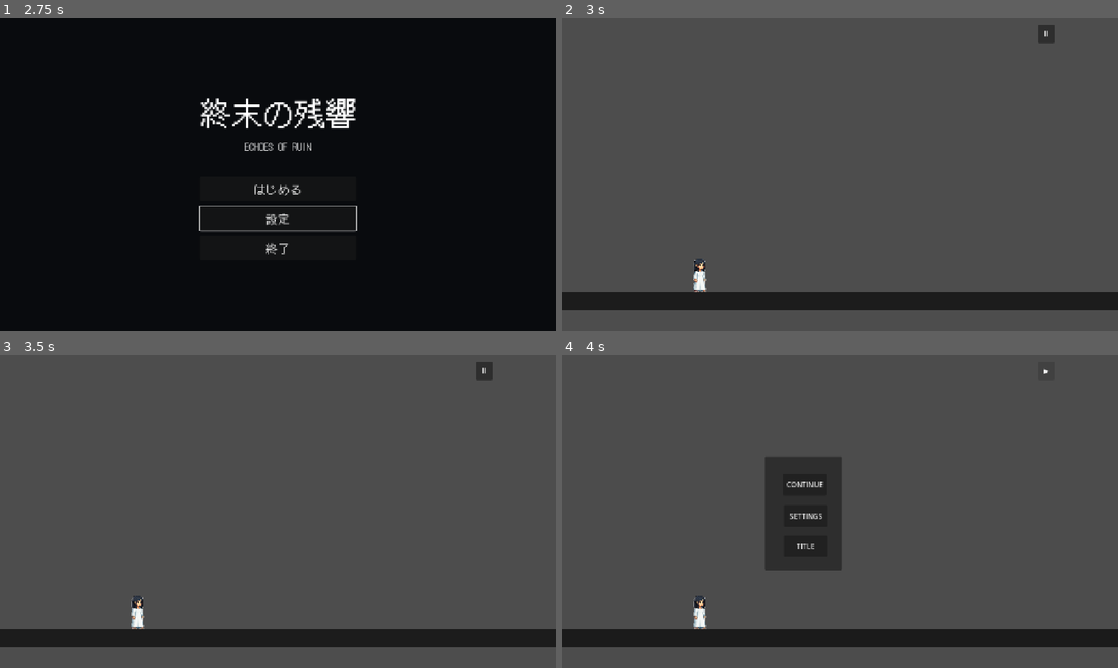
Above: before the commit, frames 1-4 (two rows, left to right).
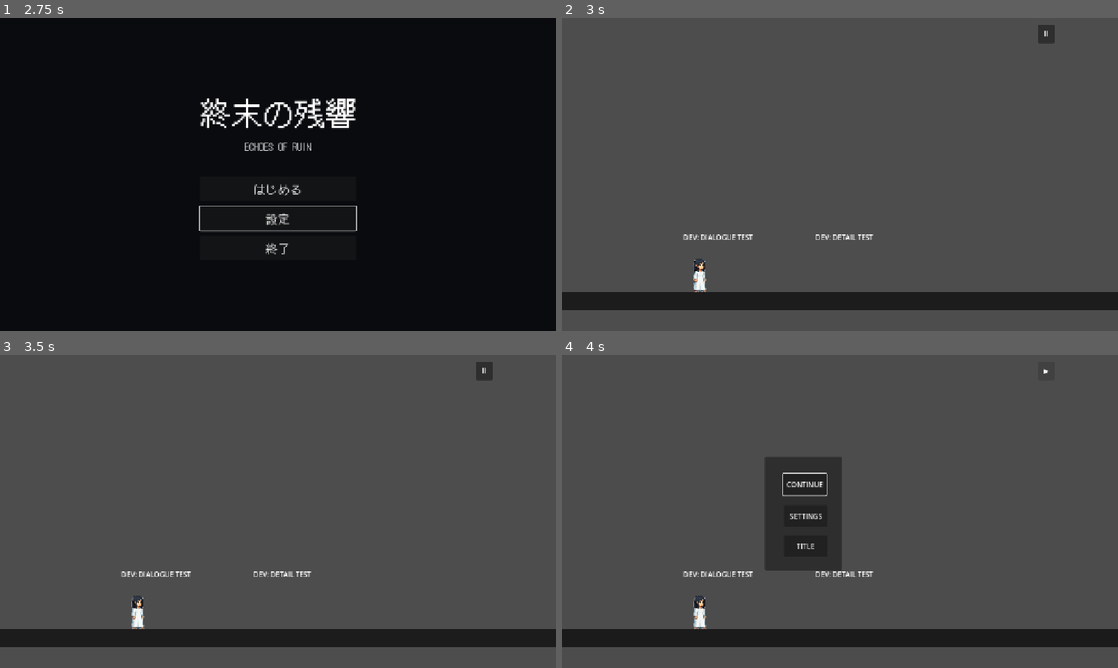
Above: after the commit, the same moments.

Repository: Glandy-T/echoes-of-ruin
Game: Godot game, scene res://scenes/core/title_screen.tscn
Two runs of this game, one before a commit and one after it. Both use one fixed random seed, a clock stepped at 60 frames per second and the inputs below.
Inputs:
- Up to frame 1 (2.75 s): click "設定" at 0.5 s; click "表示する" at 1.25 s; click "戻る" at 2 s
- Up to frame 2 (3 s): click "はじめる" at 2.75 s
- Up to frame 3 (3.5 s): no input
- Up to frame 4 (4 s): click "Ⅱ" at 3.5 s

Frame 1 is identical in both runs. In frame 2, 0.3% of the frame differs, in the area x 21-56%, y 69-71%; in frame 3, 0.3%; in frame 4, 0.4%, in the area x 21-56%, y 37-71%.

Commit message:
feat: add dialogue and investigation system

Diff:
--- a/project.godot
+++ b/project.godot
@@ -29,9 +29,34 @@
 
 [input]
 
+move_left={
+"deadzone": 0.2,
+"events": [Object(InputEventKey,"resource_local_to_scene":false,"resource_name":"","device":0,"window_id":0,"alt_pressed":false,"shift_pressed":false,"ctrl_pressed":false,"meta_pressed":false,"pressed":false,"keycode":0,"physical_keycode":65,"key_label":0,"unicode":97,"location":0,"echo":false,"script":null)
+, Object(InputEventKey,"resource_local_to_scene":false,"resource_name":"","device":0,"window_id":0,"alt_pressed":false,"shift_pressed":false,"ctrl_pressed":false,"meta_pressed":false,"pressed":false,"keycode":4194319,"physical_keycode":4194319,"key_label":4194319,"unicode":0,"location":0,"echo":false,"script":null)
+]
+}
+move_right={
+"deadzone": 0.2,
+"events": [Object(InputEventKey,"resource_local_to_scene":false,"resource_name":"","device":0,"window_id":0,"alt_pressed":false,"shift_pressed":false,"ctrl_pressed":false,"meta_pressed":false,"pressed":false,"keycode":0,"physical_keycode":68,"key_label":0,"unicode":100,"location":0,"echo":false,"script":null)
+, Object(InputEventKey,"resource_local_to_scene":false,"resource_name":"","device":0,"window_id":0,"alt_pressed":false,"shift_pressed":false,"ctrl_pressed":false,"meta_pressed":false,"pressed":false,"keycode":4194321,"physical_keycode":4194321,"key_label":4194321,"unicode":0,"location":0,"echo":false,"script":null)
+]
+}
+jump={
+"deadzone": 0.2,
+"events": [Object(InputEventKey,"resource_local_to_scene":false,"resource_name":"","device":0,"window_id":0,"alt_pressed":false,"shift_pressed":false,"ctrl_pressed":false,"meta_pressed":false,"pressed":false,"keycode":0,"physical_keycode":32,"key_label":0,"unicode":32,"location":0,"echo":false,"script":null)
+, Object(InputEventKey,"resource_local_to_scene":false,"resource_name":"","device":0,"window_id":0,"alt_pressed":false,"shift_pressed":false,"ctrl_pressed":false,"meta_pressed":false,"pressed":false,"keycode":0,"physical_keycode":87,"key_label":0,"unicode":119,"location":0,"echo":false,"script":null)
+, Object(InputEventKey,"resource_local_to_scene":false,"resource_name":"","device":0,"window_id":0,"alt_pressed":false,"shift_pressed":false,"ctrl_pressed":false,"meta_pressed":false,"pressed":false,"keycode":4194320,"physical_keycode":4194320,"key_label":4194320,"unicode":0,"location":0,"echo":false,"script":null)
+]
+}
 interact={
 "deadzone": 0.2,
 "events": [Object(InputEventKey,"resource_local_to_scene":false,"resource_name":"","device":0,"window_id":0,"alt_presse …(189 unchanged characters)…
+]
+}
+dialogue_advance={
+"deadzone": 0.2,
+"events": [Object(InputEventKey,"resource_local_to_scene":false,"resource_name":"","device":0,"window_id":0,"alt_pressed":false,"shift_pressed":false,"ctrl_pressed":false,"meta_pressed":false,"pressed":false,"keycode":4194309,"physical_keycode":4194309,"key_label":4194309,"unicode":13,"location":0,"echo":false,"script":null)
+, Object(InputEventMouseButton,"resource_local_to_scene":false,"resource_name":"","device":-1,"window_id":0,"alt_pressed":false,"shift_pressed":false,"ctrl_pressed":false,"meta_pressed":false,"button_mask":0,"position":Vector2(0, 0),"global_position":Vector2(0, 0),"factor":1.0,"button_index":1,"canceled":false,"pressed":false,"double_click":false,"script":null)
 ]
 }
 pause={
--- a/scenes/dev/prototype_room_a.tscn
+++ b/scenes/dev/prototype_room_a.tscn
@@ -7,6 +7,8 @@
 [ext_resource type="PackedScene" path="res://scenes/interactions/terminal.tscn" id="5_terminal"]
 [ext_resource type="PackedScene" path="res://scenes/interactions/scene_exit.tscn" id="6_exit"]
 [ext_resource type="Script" uid="uid://dehcfycxiawta" path="res://scripts/world/spawn_point.gd" id="7_spawn"]
+[ext_resource type="PackedScene" path="res://scenes/interactions/investigation_point.tscn" id="8_investigation"]
+[ext_resource type="Texture2D" uid="uid://cuys3gqrysgxt" path="res://assets/characters/idle.png" id="9_detail"]
 
 [sub_resource type="RectangleShape2D" id="RectangleShape2D_ground"]
 size = Vector2(1799.5, 39)
@@ -50,6 +52,35 @@
 required_flag_id = &"prototype_a_door_opened"
 unavailable_text = "ドアはロックされている。"
 
+[node name="DevDialogueInvestigation" parent="." instance=ExtResource("8_investigation")]
+position = Vector2(360, 570)
+prompt_text = "Eキーで DEV 独白を確認"
+pages = Array[String](["……これは開発用の調査点らしい。", "二ページ目。仕組みは単純な方が助かる。"])
+expression_ids = Array[StringName]([&"confused", &"deadpan"])
+
+[node name="DevDialogueLabel" type="Label" parent="."]
+offset_left = 270.0
+offset_top = 493.0
+offset_right = 450.0
+offset_bottom = 522.0
+text = "DEV: DIALOGUE TEST"
+horizontal_alignment = 1
+
+[node name="DevDetailInvestigation" parent="." instance=ExtResource("8_investigation")]
+position = Vector2(650, 570)
+prompt_text = "Eキーで DEV 詳細調査を確認"
+pages = Array[String](["画像付きの調査表示。今は仮素材だ。", "正式な資料画像は、必要になってから差し替える。"])
+expression_ids = Array[StringName]([&"wary", &"neutral"])
+detail_texture = ExtResource("9_detail")
+
+[node name="DevDetailLabel" type="Label" parent="."]
+offset_left = 560.0
+offset_top = 493.0
+offset_right = 740.0
+offset_bottom = 522.0
+text = "DEV: DETAIL TEST"
+horizontal_alignment = 1
+
 [node name="Player" parent="." instance=ExtResource("2_player")]
 position = Vector2(423, 554)
 
--- /dev/null
+++ b/scenes/interactions/investigation_point.tscn
@@ -0,0 +1,15 @@
+[gd_scene load_steps=3 format=3]
+
+[ext_resource type="Script" path="res://scripts/interactions/investigation_point.gd" id="1_script"]
+
+[sub_resource type="RectangleShape2D" id="RectangleShape2D_investigation"]
+size = Vector2(96, 96)
+
+[node name="InvestigationPoint" type="Area2D"]
+script = ExtResource("1_script")
+
+[node name="CollisionShape2D" type="CollisionShape2D" parent="."]
+shape = SubResource("RectangleShape2D_investigation")
+
+[connection signal="body_entered" from="." to="." method="_on_body_entered"]
+[connection signal="body_exited" from="." to="." method="_on_body_exited"]
--- a/scenes/ui/game_ui.tscn
+++ b/scenes/ui/game_ui.tscn
@@ -1,6 +1,29 @@
-[gd_scene format=3 uid="uid://qtrnx5rhvyq7"]
+[gd_scene load_steps=7 format=3 uid="uid://qtrnx5rhvyq7"]
 
 [ext_resource type="Script" uid="uid://bjjgj8jhrm05m" path="res://scripts/ui/game_ui.gd" id="1_fyqef"]
+[ext_resource type="FontFile" path="res://assets/fonts/DotGothic16-Regular.ttf" id="2_font"]
+[ext_resource type="Texture2D" uid="uid://cuys3gqrysgxt" path="res://assets/characters/idle.png" id="3_portrait"]
+
+[sub_resource type="AtlasTexture" id="AtlasTexture_portrait"]
+atlas = ExtResource("3_portrait")
+region = Rect2(28, 20, 40, 40)
+filter_clip = true
+
+[sub_resource type="StyleBoxFlat" id="StyleBoxFlat_dialogue"]
+bg_color = Color(0.027, 0.035, 0.043, 0.96)
+border_width_left = 2
+border_width_top = 2
+border_width_right = 2
+border_width_bottom = 2
+border_color = Color(0.38, 0.45, 0.5, 1)
+
+[sub_resource type="StyleBoxFlat" id="StyleBoxFlat_portrait"]
+bg_color = Color(0.018, 0.024, 0.03, 1)
+border_width_left = 1
+border_width_top = 1
+border_width_right = 1
+border_width_bottom = 1
+border_color = Color(0.32, 0.39, 0.44, 1)
 
 [node name="GameUI" type="CanvasLayer" unique_id=226972366 groups=["game_ui"]]
 process_mode = 3
@@ -8,6 +31,7 @@
 
 [node name="TextBox" type="Panel" parent="." unique_id=624405881]
 visible = false
+z_index = 5
 offset_left = 264.0
 offset_top = 584.0
 offset_right = 802.0
@@ -21,8 +45,125 @@
 offset_bottom = 32.0
 text = ""
 
+[node name="DetailOverlay" type="Control" parent="."]
+visible = false
+z_index = 10
+anchors_preset = 15
+anchor_right = 1.0
+anchor_bottom = 1.0
+grow_horizontal = 2
+grow_vertical = 2
+mouse_filter = 2
+
+[node name="Background" type="ColorRect" parent="DetailOverlay"]
+layout_mode = 1
+anchors_preset = 15
+anchor_right = 1.0
+anchor_bottom = 1.0
+grow_horizontal = 2
+grow_vertical = 2
+mouse_filter = 2
+color = Color(0.012, 0.016, 0.02, 0.82)
+
+[node name="DetailTexture" type="TextureRect" parent="DetailOverlay"]
+texture_filter = 1
+layout_mode = 1
+anchors_preset = 8
+anchor_left = 0.5
+anchor_top = 0.5
+anchor_right = 0.5
+anchor_bottom = 0.5
+offset_left = -320.0
+offset_top = -300.0
+offset_right = 320.0
+offset_bottom = 120.0
+grow_horizontal = 2
+grow_vertical = 2
+mouse_filter = 2
+expand_mode = 1
+stretch_mode = 5
+
+[node name="DialoguePanel" type="Panel" parent="."]
+visible = false
+z_index = 20
+anchors_preset = 12
+anchor_top = 1.0
+anchor_right = 1.0
+anchor_bottom = 1.0
+offset_left = 64.0
+offset_top = -204.0
+offset_right = -64.0
+offset_bottom = -28.0
+grow_horizontal = 2
+grow_vertical = 0
+mouse_filter = 2
+theme_override_styles/panel = SubResource("StyleBoxFlat_dialogue")
+
+[node name="MarginContainer" type="MarginContainer" parent="DialoguePanel"]
+layout_mode = 1
+anchors_preset = 15
+anchor_right = 1.0
+anchor_bottom = 1.0
+offset_left = 16.0
+offset_top = 16.0
+offset_right = -16.0
+offset_bottom = -16.0
+grow_horizontal = 2
+grow_vertical = 2
+mouse_filter = 2
+
+[node name="HBoxContainer" type="HBoxContainer" parent="DialoguePanel/MarginContainer"]
+layout_mode = 2
+mouse_filter = 2
+theme_override_constants/separation = 16
+
+[node name="PortraitFrame" type="Panel" parent="DialoguePanel/MarginContainer/HBoxContainer"]
+custom_minimum_size = Vector2(144, 144)
+layout_mode = 2
+mouse_filter = 2
+theme_override_styles/panel = SubResource("StyleBoxFlat_portrait")
+
+[node name="PortraitTexture" type="TextureRect" parent="DialoguePanel/MarginContainer/HBoxContainer/PortraitFrame"]
+texture_filter = 1
+layout_mode = 0
+offset_left = 12.0
+offset_top = 12.0
+offset_right = 132.0
+offset_bottom = 132.0
+mouse_filter = 2
+texture = SubResource("AtlasTexture_portrait")
+expand_mode = 1
+stretch_mode = 5
+
+[node name="TextArea" type="VBoxContainer" parent="DialoguePanel/MarginContainer/HBoxContainer"]
+layout_mode = 2
+size_flags_horizontal = 3
+size_flags_vertical = 3
+mouse_filter = 2
+theme_override_constants/separation = 4
+
+[node name="DialogueText" type="Label" parent="DialoguePanel/MarginContainer/HBoxContainer/TextArea"]
+custom_minimum_size = Vector2(0, 108)
+layout_mode = 2
+size_flags_vertical = 3
+mouse_filter = 2
+theme_override_fonts/font = ExtResource("2_font")
+theme_override_font_sizes/font_size = 24
+text = ""
+autowrap_mode = 2
+
+[node name="AdvanceHint" type="Label" parent="DialoguePanel/MarginContainer/HBoxContainer/TextArea"]
+layout_mode = 2
+mouse_filter = 2
+theme_override_colors/font_color = Color(0.68, 0.72, 0.75, 1)
+theme_override_fonts/font = ExtResource("2_font")
+theme_override_font_sizes/font_size = 16
+text = "クリック / Enter ▶"
+horizontal_alignment = 2
+
 [node name="PauseButton" type="Button" parent="." unique_id=1159528735]
 process_mode = 3
+z_index = 40
 offset_left = 1096.0
 offset_top = 15.0
 offset_right = 1134.0
@@ -30,6 +171,7 @@
 text = "Ⅱ"
 
 [node name="PauseOverlay" type="ColorRect" parent="." unique_id=1981441906]
+z_index = 30
 anchors_preset = 15
 anchor_right = 1.0
 anchor_bottom = 1.0
@@ -39,6 +181,7 @@
 
 [node name="PauseMenu" type="Panel" parent="." unique_id=407740784]
 visible = false
+z_index = 31
 offset_left = 467.0
 offset_top = 234.0
 offset_right = 644.0
@@ -73,6 +216,7 @@
 
 [node name="SettingsPanel" type="Panel" parent="." unique_id=1784978576]
 process_mode = 3
+z_index = 31
 offset_left = 390.0
 offset_top = 59.0
 offset_right = 753.0
--- /dev/null
+++ b/scripts/interactions/investigation_point.gd
@@ -0,0 +1,54 @@
+extends Area2D
+
+@export var prompt_text := "Eキーで調べる"
+@export_multiline var pages: Array[String] = []
+@export var expression_ids: Array[StringName] = []
+@export var detail_texture: Texture2D
+
+var player_near := false
+var _ui: Node
+
+
+func _ready() -> void:
+	_ui = get_tree().get_first_node_in_group("game_ui")
+	if _ui == null:
+		push_warning("InvestigationPoint '%s' could not find GameUI." % name)
+
+
+func _process(_delta: float) -> void:
+	if not player_near or not Input.is_action_just_pressed("interact"):
+		return
+	if not _can_accept_world_interaction():
+		return
+	_start_investigation()
+
+
+func _start_investigation() -> void:
+	if _ui == null or pages.is_empty():
+		return
+	if detail_texture == null:
+		_ui.call("start_dialogue", pages, expression_ids)
+	else:
+		_ui.call("start_detail_dialogue", detail_texture, pages, expression_ids)
+
+
+func _on_body_entered(body: Node) -> void:
+	if not body.is_in_group("player"):
+		return
+	player_near = true
+	if _ui != null and not prompt_text.is_empty():
+		_ui.call("show_prompt", self, prompt_text)
+
+
+func _on_body_exited(body: Node) -> void:
+	if not body.is_in_group("player"):
+		return
+	player_near = false
+	if _ui != null:
+		_ui.call("hide_prompt", self)
+
+
+func _can_accept_world_interaction() -> bool:
+	if _ui == null or not _ui.has_method("can_accept_world_interaction"):
+		return false
+	return bool(_ui.call("can_accept_world_interaction"))
--- a/scripts/interactions/scene_exit.gd
+++ b/scripts/interactions/scene_exit.gd
@@ -22,7 +22,7 @@
 
 
 func _process(_delta: float) -> void:
-	if player_near and Input.is_action_just_pressed("interact"):
+	if player_near and Input.is_action_just_pressed("interact") and _can_accept_world_interaction():
 		_try_change_scene()
 
 
@@ -58,3 +58,11 @@
 	player_near = false
 	if _ui != null:
 		_ui.call("hide_prompt", self)
+
+
+func _can_accept_world_interaction() -> bool:
+	if _ui == null:
+		return not get_tree().paused
+	if not _ui.has_method("can_accept_world_interaction"):
+		return not get_tree().paused
+	return bool(_ui.call("can_accept_world_interaction"))
--- a/scripts/interactions/terminal.gd
+++ b/scripts/interactions/terminal.gd
@@ -32,7 +32,7 @@
 
 
 func _process(_delta: float) -> void:
-	if player_near and Input.is_action_just_pressed("interact"):
+	if player_near and Input.is_action_just_pressed("interact") and _can_accept_world_interaction():
 		_activate()
 
 
@@ -72,3 +72,11 @@
 func _show_text(text: String) -> void:
 	if _ui != null and not text.is_empty():
 		_ui.call("show_text", text)
+
+
+func _can_accept_world_interaction() -> bool:
+	if _ui == null:
+		return not get_tree().paused
+	if not _ui.has_method("can_accept_world_interaction"):
+		return not get_tree().paused
+	return bool(_ui.call("can_accept_world_interaction"))
--- a/scripts/player/player.gd
+++ b/scripts/player/player.gd
@@ -7,6 +7,13 @@
 @onready var anim = $AnimatedSprite2D
 
 var facing_left = false
+var input_locked := false
+
+
+func set_input_locked(locked: bool) -> void:
+	input_locked = locked
+	if input_locked:
+		velocity.x = 0.0
 
 
 func _physics_process(delta):
@@ -14,12 +21,19 @@
 	if not is_on_floor():
 		velocity.y += GRAVITY * delta
 
+	if input_locked:
+		velocity.x = 0.0
+		anim.play("idle")
+		anim.flip_h = facing_left
+		move_and_slide()
+		return
+
 	# 跳跃
-	if Input.is_action_just_pressed("ui_accept") and is_on_floor():
+	if Input.is_action_just_pressed("jump") and is_on_floor():
 		velocity.y = JUMP_VELOCITY
 
 	# 左右移动
-	var direction = Input.get_axis("ui_left", "ui_right")
+	var direction = Input.get_axis("move_left", "move_right")
 
 	if direction != 0:
 		velocity.x = direction * SPEED
--- a/scripts/ui/game_ui.gd
+++ b/scripts/ui/game_ui.gd
@@ -1,31 +1,55 @@
 extends CanvasLayer
 
-@onready var text_box = $TextBox
-@onready var text_label = $TextBox/TextLabel
-
-@onready var pause_button = $PauseButton
-@onready var pause_overlay = $PauseOverlay
-@onready var pause_menu = $PauseMenu
-@onready var resume_button = $PauseMenu/ResumeButton
-@onready var settings_button = $PauseMenu/SettingsButton
-@onready var title_button = $PauseMenu/TitleButton
-
-@onready var settings_panel = $SettingsPanel
-@onready var hint_check_box = $SettingsPanel/HintCheckBox
-@onready var volume_slider = $SettingsPanel/VolumeSlider
-@onready var language_option = $SettingsPanel/LanguageOption
-@onready var back_button = $SettingsPanel/BackButton
+const EXPRESSION_IDS := [
+	&"neutral",
+	&"confused",
+	&"wary",
+	&"deadpan",
+	&"surprised",
+	&"sad",
+	&"bitter_smile",
+]
+
+@onready var text_box: Panel = $TextBox
+@onready var text_label: Label = $TextBox/TextLabel
+
+@onready var detail_overlay: Control = $DetailOverlay
+@onready var detail_texture_rect: TextureRect = $DetailOverlay/DetailTexture
+@onready var dialogue_panel: Panel = $DialoguePanel
+@onready var portrait_texture: TextureRect = $DialoguePanel/MarginContainer/HBoxContainer/PortraitFrame/PortraitTexture
+@onready var dialogue_text: Label = $DialoguePanel/MarginContainer/HBoxContainer/TextArea/DialogueText
+
+@onready var pause_button: Button = $PauseButton
+@onready var pause_overlay: ColorRect = $PauseOverlay
+@onready var pause_menu: Panel = $PauseMenu
+@onready var resume_button: Button = $PauseMenu/ResumeButton
+@onready var settings_button: Button = $PauseMenu/SettingsButton
+@onready var title_button: Button = $PauseMenu/TitleButton
+
+@onready var settings_panel: Panel = $SettingsPanel
+@onready var hint_check_box: CheckBox = $SettingsPanel/HintCheckBox
+@onready var volume_slider: HSlider = $SettingsPanel/VolumeSlider
+@onready var language_option: OptionButton = $SettingsPanel/LanguageOption
+@onready var back_button: Button = $SettingsPanel/BackButton
 
 var fade_tween: Tween
-var is_paused = false
-var show_hint = true
+var is_paused := false
+var show_hint := true
 var _message_version := 0
 var _message_active := false
 var _prompt_texts: Dictionary = {}
 var _prompt_order: Array[int] = []
 
-
-func _ready():
+var _dialogue_open := false
+var _dialogue_pages: Array[String] = []
+var _dialogue_expression_ids: Array[StringName] = []
+var _dialogue_page_index := 0
+var _player: Node
+var _expression_textures: Dictionary = {}
+var _warned_expression_ids: Dictionary = {}
+
+
+func _ready() -> void:
 	pause_button.pressed.connect(_on_pause_button_pressed)
 	resume_button.pressed.connect(_on_resume_button_pressed)
 	settings_button.pressed.connect(_on_settings_button_pressed)
@@ -37,6 +61,8 @@
 	back_button.pressed.connect(_on_back_button_pressed)
 
 	text_box.visible = false
+	detail_overlay.visible = false
+	dialogue_panel.visible = false
 	pause_overlay.visible = false
 	pause_menu.visible = false
 	settings_panel.visible = false
@@ -54,10 +80,69 @@
 	language_option.add_item("English")
 	language_option.select(0)
 
-
-func _process(_delta: float) -> void:
-	if Input.is_action_just_pressed("pause"):
+	_player = get_tree().get_first_node_in_group("player")
+	for expression_id in EXPRESSION_IDS:
+		_expression_textures[expression_id] = portrait_texture.texture
+
+
+func _unhandled_input(event: InputEvent) -> void:
+	if is_dialogue_open():
+		if event.is_action_pressed("pause"):
+			close_dialogue()
+			get_viewport().set_input_as_handled()
+		elif event.is_action_pressed("dialogue_advance"):
+			_advance_dialogue()
+			get_viewport().set_input_as_handled()
+		return
+
+	if not event.is_action_pressed("pause"):
+		return
+
+	if is_paused and settings_panel.visible:
+		_show_pause_menu()
+	else:
 		toggle_pause()
+	get_viewport().set_input_as_handled()
+
+
+func start_dialogue(pages: Array[String], expression_ids: Array[StringName] = []) -> void:
+	_open_dialogue(null, pages, expression_ids)
+
+
+func start_detail_dialogue(
+	detail_texture: Texture2D,
+	pages: Array[String],
+	expression_ids: Array[StringName] = []
+) -> void:
+	_open_dialogue(detail_texture, pages, expression_ids)
+
+
+func close_dialogue() -> void:
+	if not _dialogue_open:
+		return
+
+	_dialogue_open = false
+	_dialogue_pages.clear()
+	_dialogue_expression_ids.clear()
+	_dialogue_page_index = 0
+	dialogue_panel.visible = false
+	detail_overlay.visible = false
+	detail_texture_rect.texture = null
+	pause_button.visible = true
+	_set_player_input_locked(false)
+	_refresh_prompt()
+
+
+func is_dialogue_open() -> bool:
+	return _dialogue_open
+
+
+func is_modal_open() -> bool:
+	return _dialogue_open or is_paused
+
+
+func can_accept_world_interaction() -> bool:
+	return not is_modal_open() and not get_tree().paused
 
 
 func show_text(text: String, duration: float = 2.5) -> void:
@@ -65,7 +150,8 @@
 	var version := _message_version
 	_message_active = true
 	_stop_fade()
-	_display_text(text)
+	if not is_modal_open():
+		_display_text(text)
 
 	await get_tree().create_timer(duration).timeout
 	if version != _message_version:
@@ -98,8 +184,85 @@
 	_refresh_prompt()
 
 
+func _open_dialogue(
+	detail_texture: Texture2D,
+	pages: Array[String],
+	expression_ids: Array[StringName]
+) -> void:
+	if pages.is_empty():
+		return
+	if _dialogue_open:
+		close_dialogue()
+
+	_cancel_temporary_text()
+	_dialogue_pages.append_array(pages)
+	_dialogue_expression_ids.append_array(expression_ids)
+	_dialogue_page_index = 0
+	_dialogue_open = true
+
+	detail_texture_rect.texture = detail_texture
+	detail_overlay.visible = detail_texture != null
+	dialogue_panel.visible = true
+	pause_button.visible = false
+	_set_player_input_locked(true)
+	_show_dialogue_page()
+
+
+func _advance_dialogue() -> void:
+	_dialogue_page_index += 1
+	if _dialogue_page_index >= _dialogue_pages.size():
+		close_dialogue()
+		return
+	_show_dialogue_page()
+
+
+func _show_dialogue_page() -> void:
+	dialogue_text.text = _dialogue_pages[_dialogue_page_index]
+	var expression_id: StringName = &"neutral"
+	if _dialogue_page_index < _dialogue_expression_ids.size():
+		expression_id = _dialogue_expression_ids[_dialogue_page_index]
+		if expression_id.is_empty():
+			expression_id = &"neutral"
+	_apply_expression(expression_id)
+
+
+func _apply_expression(expression_id: StringName) -> void:
+	var resolved_id := expression_id
+	if not _expression_textures.has(resolved_id):
+		if not _warned_expression_ids.has(resolved_id):
+			push_warning("Unknown dialogue expression '%s'; using neutral." % resolved_id)
+			_warned_expression_ids[resolved_id] = true
+		resolved_id = &"neutral"
+	portrait_texture.texture = _expression_textures[resolved_id]
+
+
+func _cancel_temporary_text() -> void:
+	_message_version += 1
+	_message_active = false
+	_stop_fade()
+	text_box.visible = false
+	text_box.modulate.a = 1.0
+
+
+func _set_player_input_locked(locked: bool) -> void:
+	if _player == null or not is_instance_valid(_player):
+		_player = get_tree().get_first_node_in_group("player")
+	if _player == null:
+		push_warning("GameUI could not find Player for dialogue input locking.")
+		return
+	if not _player.has_method("set_input_locked"):
+		push_warning("Player does not implement set_input_locked().")
+		return
+	_player.call("set_input_locked", locked)
+
+
 func _fade_out_message(version: int) -> void:
 	_stop_fade()
+	if not text_box.visible:
+		_message_active = false
+		_refresh_prompt()
+		return
+
 	fade_tween = create_tween()
 	fade_tween.tween_property(text_box, "modulate:a", 0.0, 0.5)
 	await fade_tween.finished
@@ -119,6 +282,10 @@
 
 
 func _refresh_prompt() -> void:
+	if is_modal_open():
+		text_box.visible = false
+		text_box.modulate.a = 1.0
+		return
 	if _message_active:
 		return
 
@@ -140,21 +307,33 @@
 
 
 func toggle_pause() -> void:
-	is_paused = !is_paused
+	if is_dialogue_open():
+		return
+
+	is_paused = not is_paused
 	get_tree().paused = is_paused
-
 	pause_overlay.visible = is_paused
 	pause_menu.visible = is_paused
 	settings_panel.visible = false
 
 	if is_paused:
 		pause_button.text = "▶"
+		resume_button.grab_focus()
 	else:
 		pause_button.text = "Ⅱ"
+	_refresh_prompt()
+
+
+func _show_pause_menu() -> void:
+	settings_panel.visible = false
+	pause_menu.visible = true
+	settings_button.grab_focus()
+	_refresh_prompt()
 
 
 func _on_pause_button_pressed() -> void:
-	toggle_pause()
+	if not is_dialogue_open():
+		toggle_pause()
 
 
 func _on_resume_button_pressed() -> void:
@@ -165,6 +344,8 @@
 func _on_settings_button_pressed() -> void:
 	pause_menu.visible = false
 	settings_panel.visible = true
+	hint_check_box.grab_focus()
+	_refresh_prompt()
 
 
 func _on_title_button_pressed() -> void:
@@ -174,21 +355,20 @@
 
 
 func _on_back_button_pressed() -> void:
-	settings_panel.visible = false
-	pause_menu.visible = true
-
-
-func _on_hint_check_box_toggled(button_pressed: bool):
+	_show_pause_menu()
+
+
+func _on_hint_check_box_toggled(button_pressed: bool) -> void:
 	show_hint = button_pressed
 	GameState.interaction_hints_enabled = button_pressed
 	if not _message_active:
 		_refresh_prompt()
 
 
-func _on_volume_slider_value_changed(value: float):
+func _on_volume_slider_value_changed(value: float) -> void:
 	print("BGM Volume placeholder (not connected): ", value)
 
 
-func _on_language_option_item_selected(index: int):
-	var selected_language = language_option.get_item_text(index)
+func _on_language_option_item_selected(index: int) -> void:
+	var selected_language := language_option.get_item_text(index)
 	print("Language placeholder (not connected): ", selected_language)
Not shown: 1 places in scenes/dev/prototype_room_a.tscn that only renumber resources
Not shown, added: scripts/interactions/investigation_point.gd.uid
Not shown, changed: docs/DEVELOPMENT_STATUS.md
Not shown, changed: docs/TECHNICAL_NOTES.md
